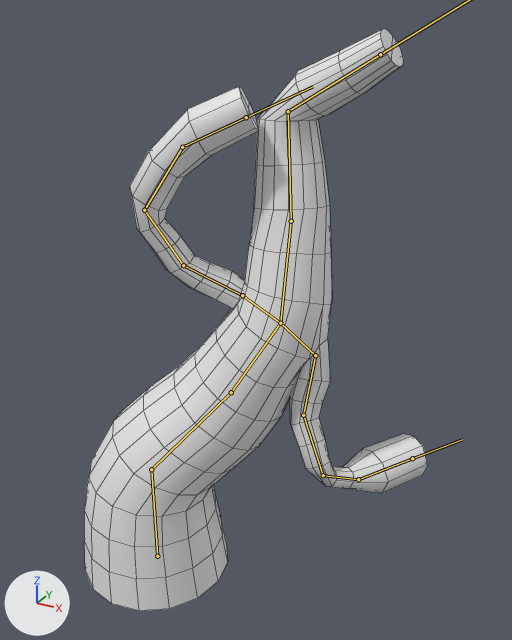
Renders of the FBX model Meshes/FBX/Cone_Guy/Cone_Guy_Animated.fbx from each side of a commit.
The view is the same before and after, from a camera (50 mm lens) standing at (1.25, -1.553, 1.769) and looking at (0.31, 0.157, 0.915). Every picture has the same lights, and +X, +Y and +Z are marked at lower left. Both versions are drawn at frame 20 of the action 'Armature|ArmatureAction'; the numbers are the values there. The bones that bend it are drawn over the model as lines. Mesh edges are drawn as thin lines.

In view in the first picture: 'Cone_Guy'.
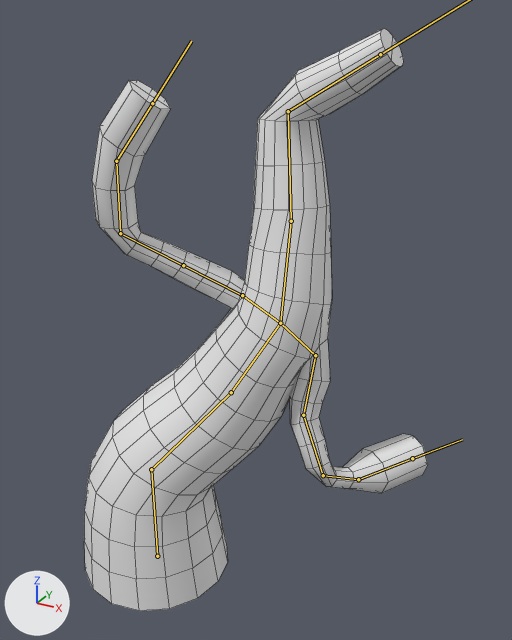
What the commit changed:
Bone 'Hand_2.L' (bone_hand_2_l) turns from (0, 0, -30) to (0, 0, 0) degrees about its own x, y and z.

What differs and where, as boxes [x1, y1, x2, y2] in the pictures (512 x 640 px):
'Cone_Guy', posed: [84, 29, 428, 611] in both
bone 'Hand_2.L', root to tip: before (183, 265) to (144, 210); after (183, 265) to (120, 233)
